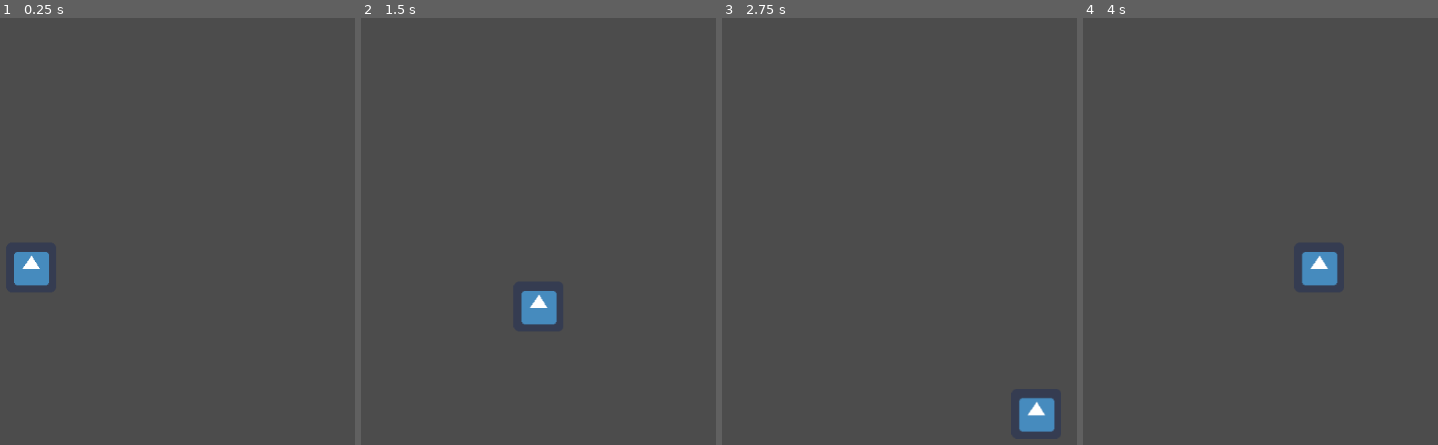
Above: before the commit, frames 1-4 (left to right).
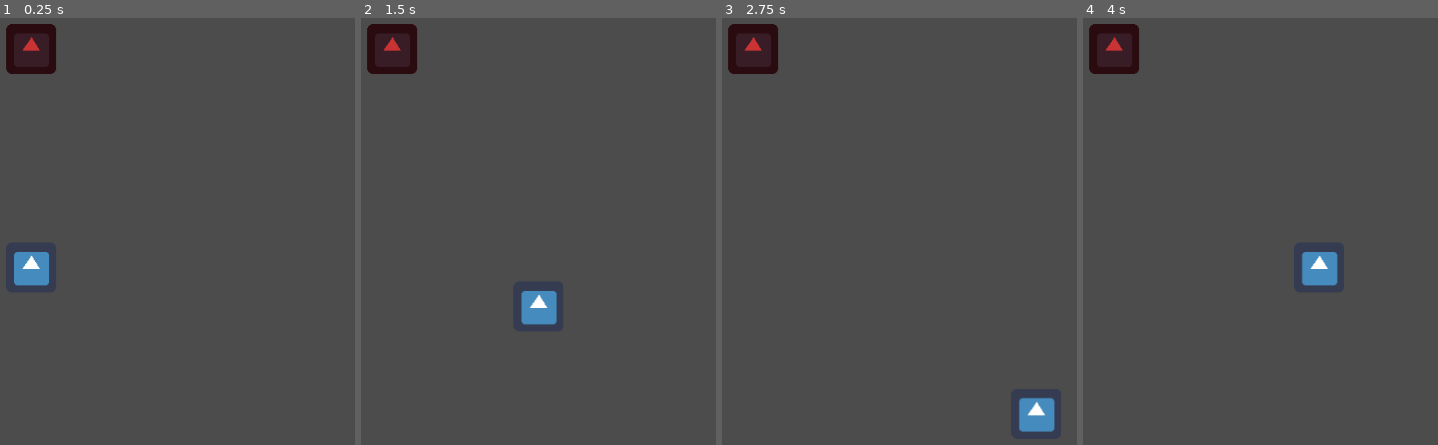
Above: after the commit, the same moments.

Repository: BoimanMan/triad
Game: Godot game, scene res://Scenes/Levels/Main.tscn
Same seed, same stepped clock (60 frames per second), same inputs: the game is played once before the commit and once after it. Before the commit the project starts from res://Scenes/Main.tscn. The engine's default icon, where the game draws it, is replaced by a stand-in: a white triangle on a blue panel in a dark square.
Inputs:
- Up to frame 1 (0.25 s): no input
- Up to frame 2 (1.5 s): tap Enter at 0.5 s; hold D (move_right) 0.53-1.28 s; hold S (move_down) from 1.28 s (still down)
- Up to frame 3 (2.75 s): release S (move_down) at 2.03 s; hold D (move_right) from 2.03 s (still down)
- Up to frame 4 (4 s): release D (move_right) at 2.78 s; hold W (move_up) 2.78-3.53 s; hold A (move_left) from 3.53 s (still down)

The runs differ from the first frame. In frame 1, 1.6% of the frame differs, in the area x 1-16%, y 1-14%; in frame 2, 1.6%; in frame 3, 1.6%; in frame 4, 1.6%.

Commit message:
Added enemy scene and organized some folders

Diff:
--- a/Scenes/Player.tscn
+++ b/Scenes/Characters/Enemy.tscn
@@ -3,12 +3,13 @@
 [ext_resource path="res://icon.png" type="Texture" id=1]
 
 [sub_resource type="RectangleShape2D" id=1]
-extents = Vector2( 35.5, 35.25 )
+extents = Vector2( 32, 32 )
 
-[node name="Player" type="KinematicBody2D"]
-
-[node name="Sprite" type="Sprite" parent="."]
-texture = ExtResource( 1 )
+[node name="Node2D" type="KinematicBody2D"]
 
 [node name="CollisionShape2D" type="CollisionShape2D" parent="."]
 shape = SubResource( 1 )
+
+[node name="Sprite" type="Sprite" parent="."]
+modulate = Color( 0.792157, 0.203922, 0.203922, 1 )
+texture = ExtResource( 1 )
--- /dev/null
+++ b/Scenes/Characters/Player.tscn
@@ -0,0 +1,14 @@
+[gd_scene load_steps=3 format=2]
+
+[ext_resource path="res://icon.png" type="Texture" id=1]
+
+[sub_resource type="RectangleShape2D" id=1]
+extents = Vector2( 32, 32 )
+
+[node name="Player" type="KinematicBody2D"]
+
+[node name="Sprite" type="Sprite" parent="."]
+texture = ExtResource( 1 )
+
+[node name="CollisionShape2D" type="CollisionShape2D" parent="."]
+shape = SubResource( 1 )
--- /dev/null
+++ b/Scenes/Levels/Main.tscn
@@ -0,0 +1,14 @@
+[gd_scene load_steps=4 format=2]
+
+[ext_resource path="res://Scripts/PlayerBehavior.gd" type="Script" id=1]
+[ext_resource path="res://Scenes/Characters/Player.tscn" type="PackedScene" id=2]
+[ext_resource path="res://Scenes/Characters/Enemy.tscn" type="PackedScene" id=3]
+
+[node name="Node2D" type="Node2D"]
+
+[node name="Player" parent="." instance=ExtResource( 2 )]
+position = Vector2( 502, 357 )
+script = ExtResource( 1 )
+
+[node name="Node2D" parent="." instance=ExtResource( 3 )]
+position = Vector2( 502, 77 )
--- a/Scenes/Main.tscn
+++ /dev/null
@@ -1,10 +0,0 @@
-[gd_scene load_steps=3 format=2]
-
-[ext_resource path="res://Scenes/PlayerBehavior.gd" type="Script" id=1]
-[ext_resource path="res://Scenes/Player.tscn" type="PackedScene" id=2]
-
-[node name="Node2D" type="Node2D"]
-
-[node name="Player" parent="." instance=ExtResource( 2 )]
-position = Vector2( 502, 357 )
-script = ExtResource( 1 )
--- a/project.godot
+++ b/project.godot
@@ -11,7 +11,7 @@
 [application]
 
 config/name="triad"
-run/main_scene="res://Scenes/Main.tscn"
+run/main_scene="res://Scenes/Levels/Main.tscn"
 config/icon="res://icon.png"
 
 [input]
Renamed: Scenes/PlayerBehavior.gd -> Scripts/PlayerBehavior.gd
